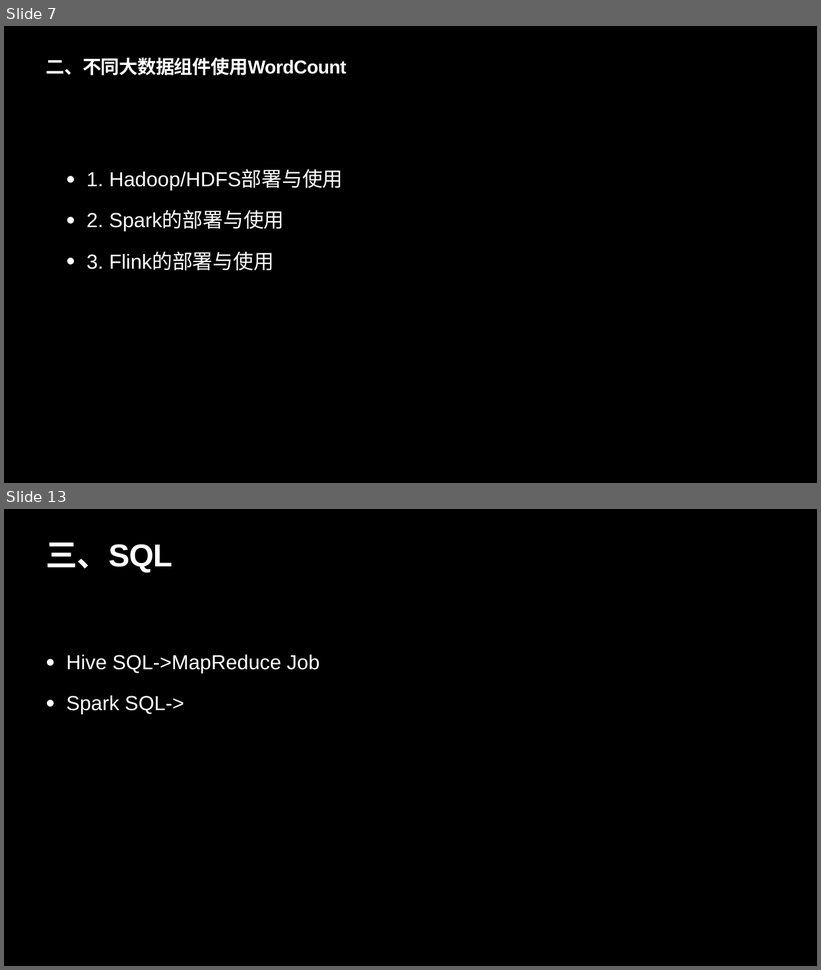
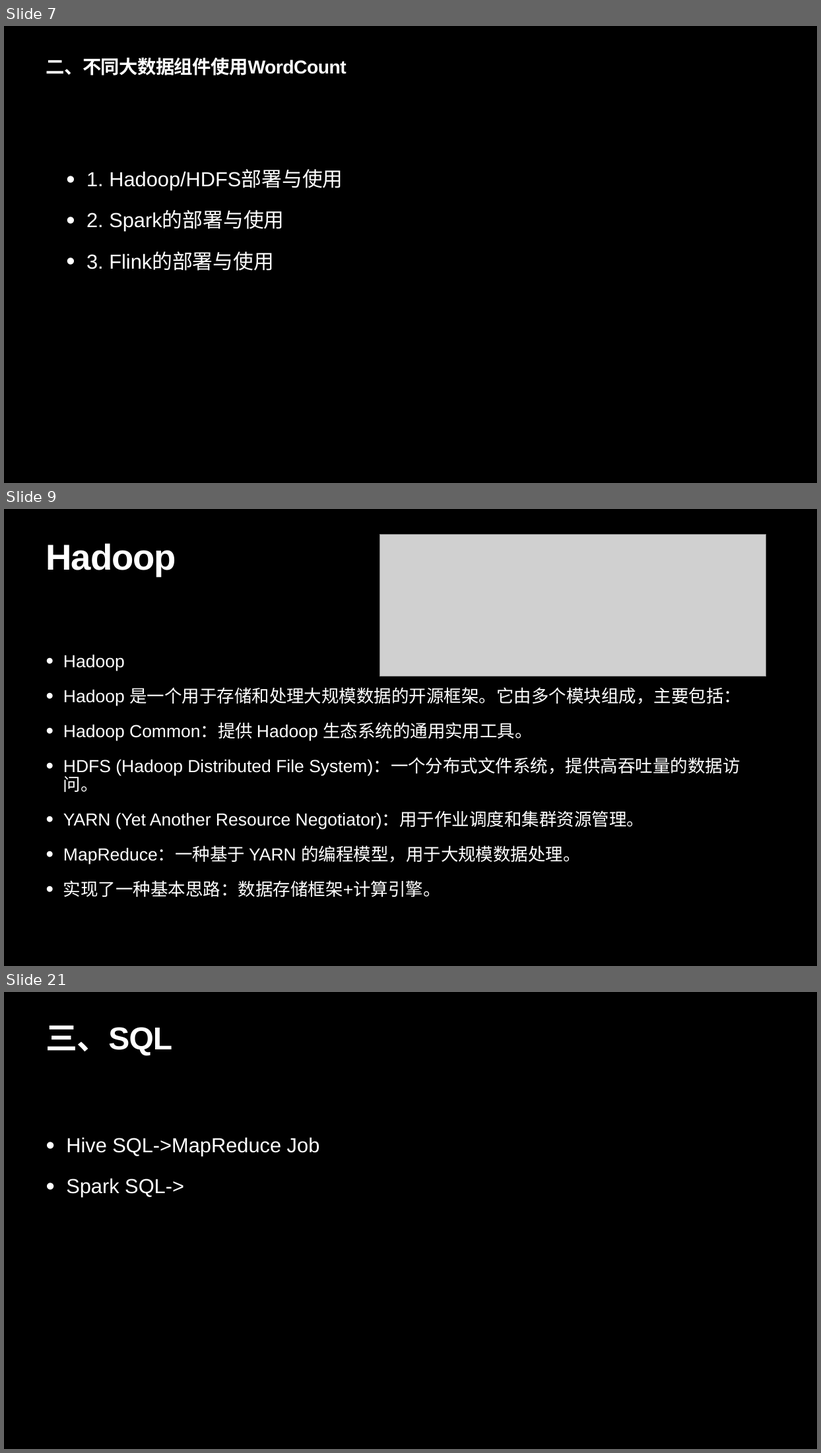
Before and after one commit to LinusLarrabee/bigData, a slide deck: src/doc/大数据组件调研.pptx. Shown one above the other, each under a label of ours: slides 7 and 13 before the commit, slides 7, 9 and 21 after it; the slides between them are not shown. The pictures are 821x970 and 821x1453 pixels, drawn with LibreOffice and Linux fonts; fonts in the diff are those of the drawing; grey boxes stand for pictures. Boxes give left, top, right and bottom in pixels: in the first picture for what was removed or moved away, otherwise in the second. Text is boxed around its words. In the diff, an @@ line names an element or a change of style, - is before the commit and + after.

```diff
--- a/src/doc/大数据组件调研.pptx
+++ b/src/doc/大数据组件调研.pptx
@@ slide 9 added at (x1=4, y1=509, x2=817, y2=966), background #000000 @@
@@ title added at (x1=46, y1=543, x2=176, y2=576), 85 pt, text #FFFFFF, bold @@
+Hadoop
@@ picture added at (x1=380, y1=534, x2=766, y2=677) @@
@@ text added at (x1=63, y1=654, x2=741, y2=897), 41.3 pt, text #FFFFFF @@
+• Hadoop
+• Hadoop 是一个用于存储和处理大规模数据的开源框架。它由多个模块组成，主要包括：
+• Hadoop Common：提供 Hadoop 生态系统的通用实用工具。
+• HDFS (Hadoop Distributed File System)：一个分布式文件系统，提供高吞吐量的数据访问。
+• YARN (Yet Another Resource Negotiator)：用于作业调度和集群资源管理。
+• MapReduce：一种基于 YARN 的编程模型，用于大规模数据处理。
+• 实现了一种基本思路：数据存储框架+计算引擎。
@@ what was slide 13 is now slide 21 @@
```
Also in this commit, not shown: 7 slides changed, 10 other slides added, 6 slides removed, 5 other files.
